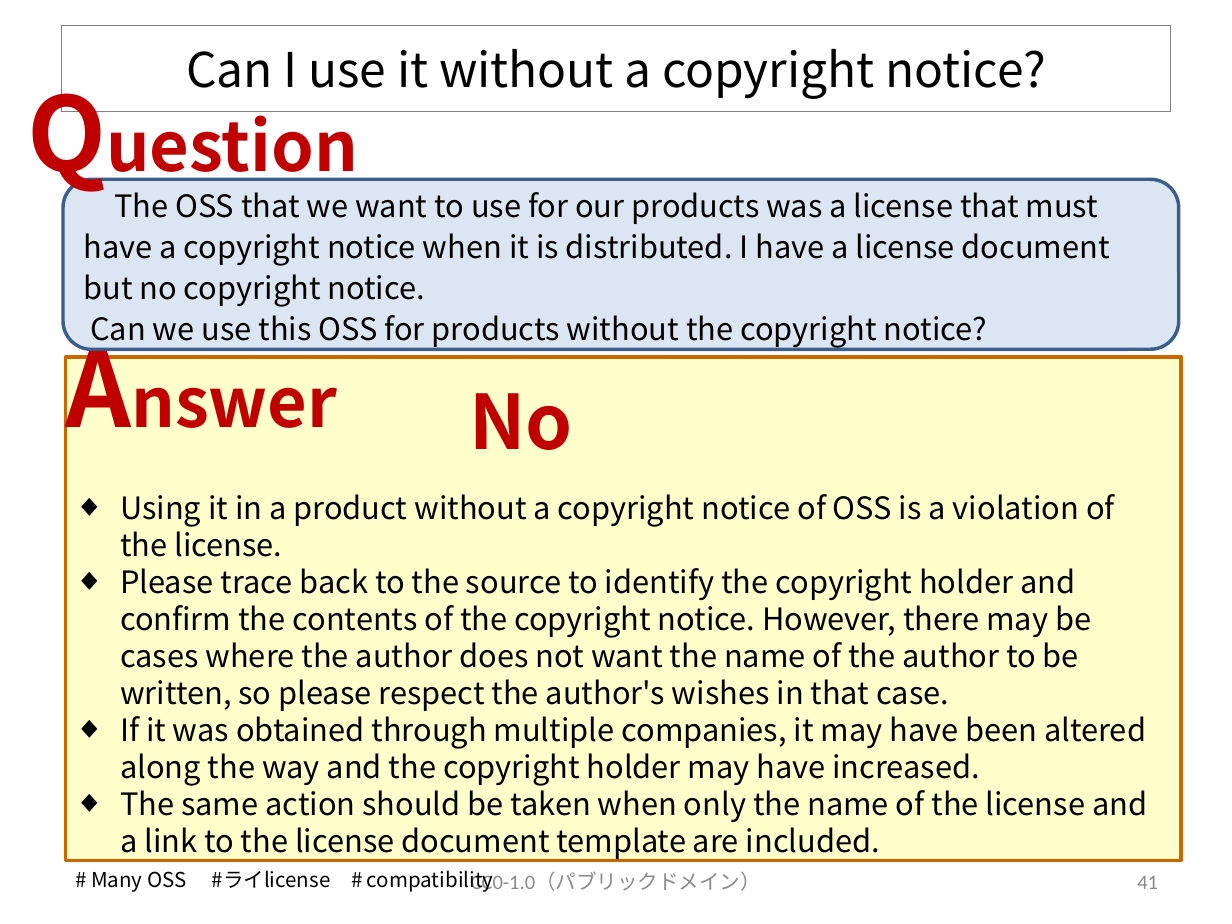
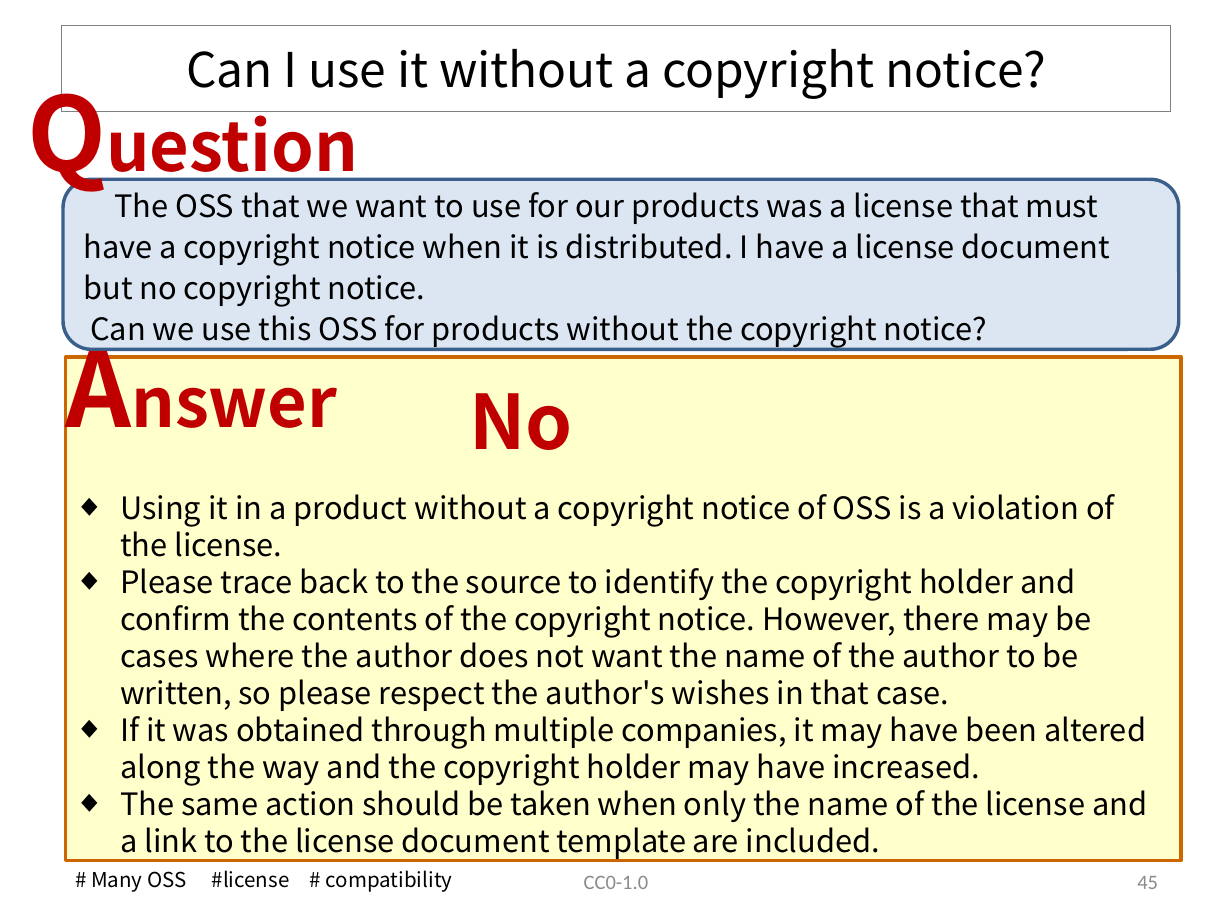
Before and after one commit to OpenChain-Project/OpenChain-JWG, a slide deck: slide 46 of Education_Material/FAQ/Misunderstandings_of_OSS_licenses_CC0.pptx (slide 42 before the commit). Drawn at 1232x924 pixels with LibreOffice and Linux fonts; fonts in the diff are those of the drawing. Boxes give left, top, right and bottom in pixels: in the first picture for what was removed or moved away, otherwise in the second. Text is boxed around its words. In the diff, an @@ line names an element or a change of style, - is before the commit and + after.

Commit message:
Frequent Misunderstandings of OSS licenses V7

```diff
--- a/Education_Material/FAQ/Misunderstandings_of_OSS_licenses_CC0.pptx
+++ b/Education_Material/FAQ/Misunderstandings_of_OSS_licenses_CC0.pptx
@@ text at [91,870,453,892]: text changed @@
-# Many OSS #ライlicense # compatibility
+# Many OSS #license # compatibility
@@ text at [584,876,648,889]: text changed @@
-CC0-1.0（パブリックドメイン）
+CC0-1.0
@@ page number at [1137,876,1158,889]: text changed @@
-41
+45
```
Also in this commit, not shown: 51 other slides changed, 5 slides added.
